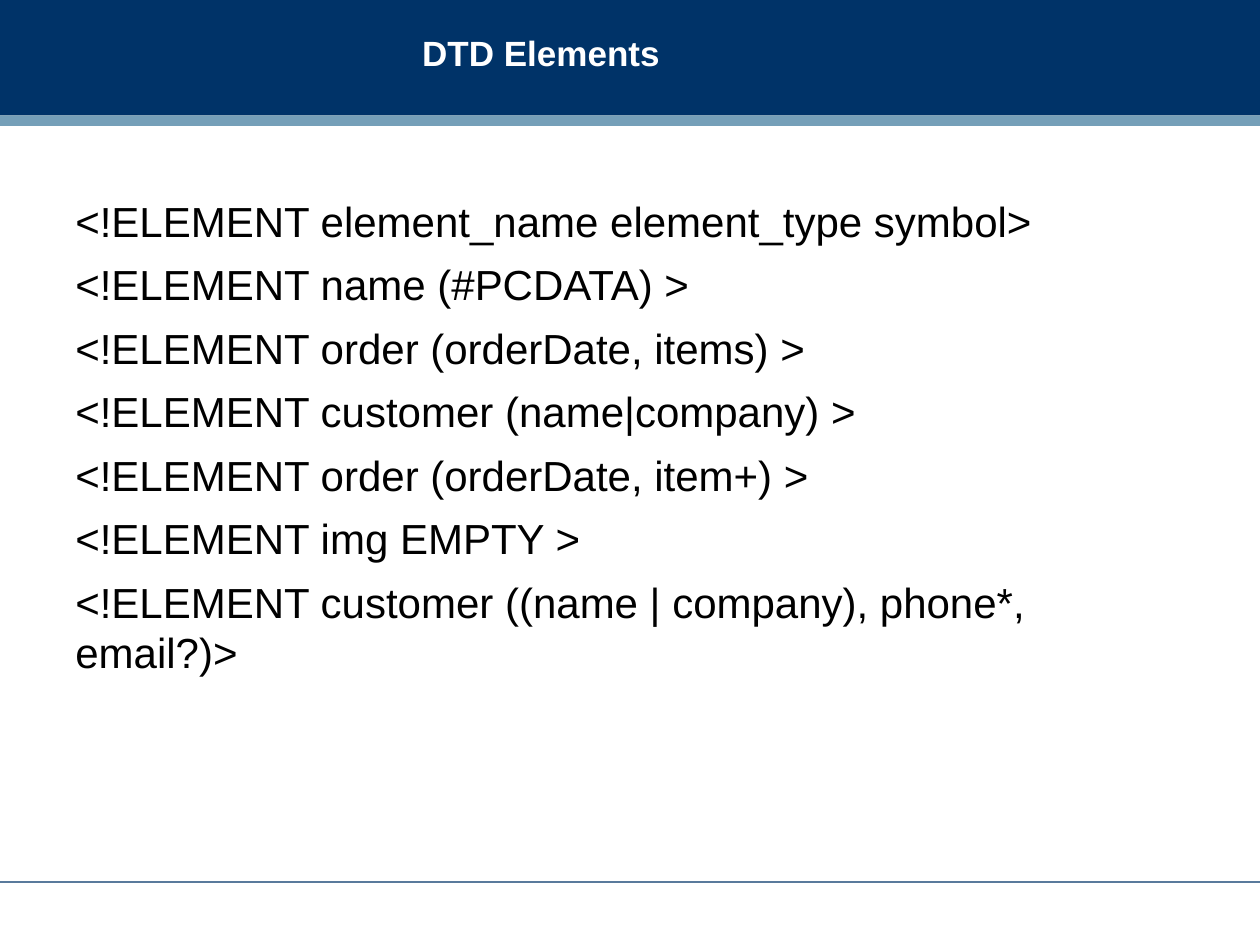
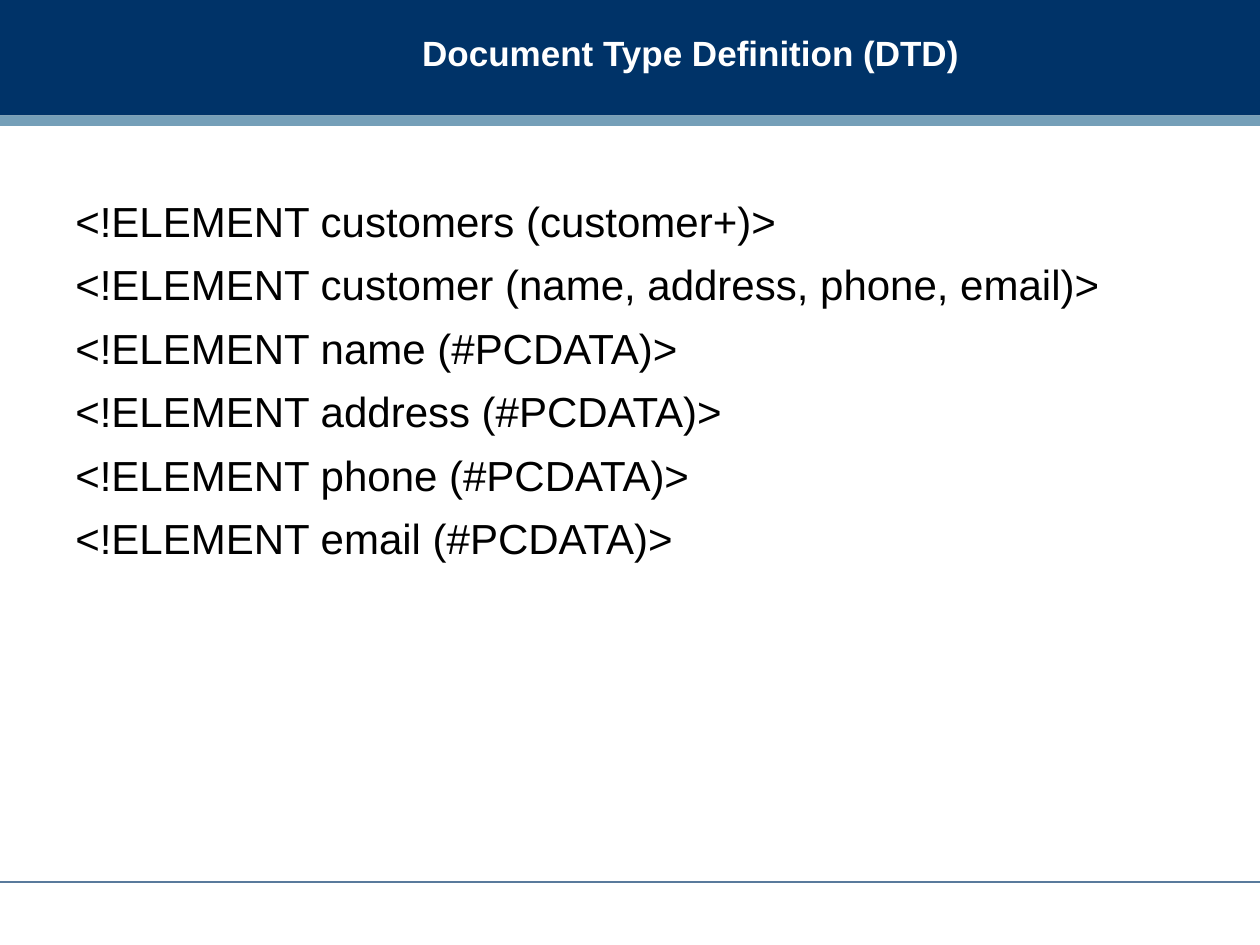
Before and after one commit to dreamind/ix, a slide deck: slide 21 of lectures/representing-data/xml.ppt (slide 20 before the commit). Drawn at 1260x945 pixels with LibreOffice and Linux fonts; fonts in the diff are those of the drawing; background and template pictures are left out. Boxes give left, top, right and bottom in pixels: in the first picture for what was removed or moved away, otherwise in the second. Text is boxed around its words. In the diff, an @@ line names an element or a change of style, - is before the commit and + after.

```diff
--- a/lectures/representing-data/xml.ppt
+++ b/lectures/representing-data/xml.ppt
@@ title at [422,40,958,73]: text changed @@
-DTD Elements
+Document Type Definition (DTD)
@@ text at [75,206,1099,563]: text changed @@
-<!ELEMENT element_name element_type symbol>
-<!ELEMENT name (#PCDATA) >
-<!ELEMENT order (orderDate, items) >
-<!ELEMENT customer (name|company) >
-<!ELEMENT order (orderDate, item+) >
-<!ELEMENT img EMPTY >
-<!ELEMENT customer ((name | company), phone*, email?)>
+<!ELEMENT customers (customer+)>
+<!ELEMENT customer (name, address, phone, email)>
+<!ELEMENT name (#PCDATA)>
+<!ELEMENT address (#PCDATA)>
+<!ELEMENT phone (#PCDATA)>
+<!ELEMENT email (#PCDATA)>
```
Also in this commit, not shown: 7 other slides changed, 1 slide added, 2 other files.
